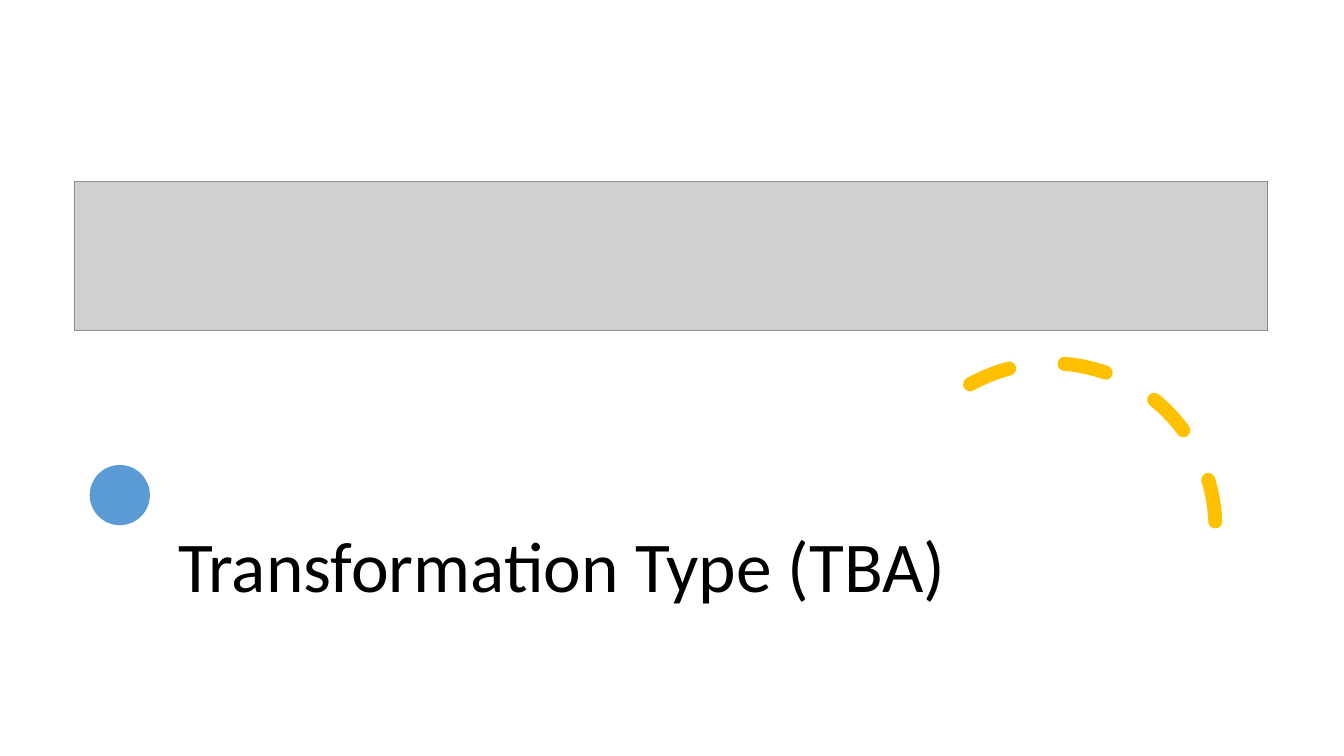
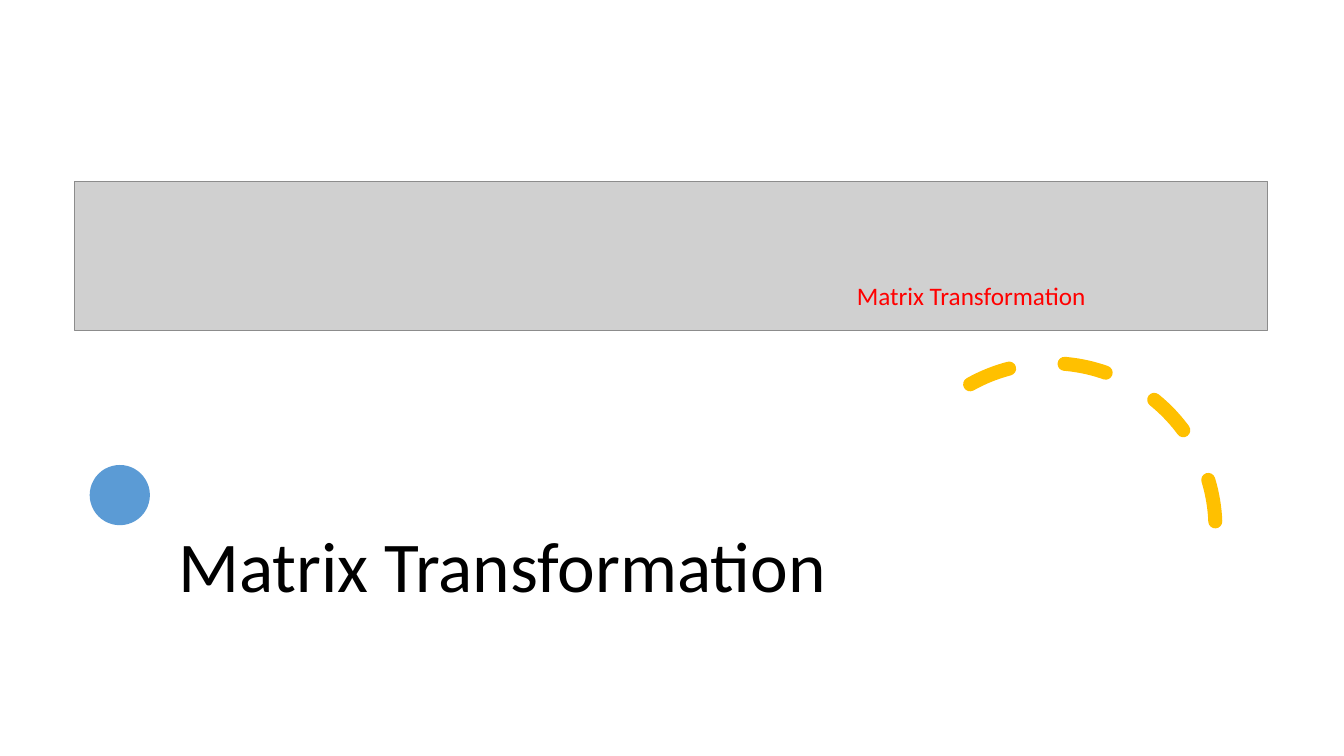
Before and after one commit to Jeffchen54/Linear-Definitions-and-Theorems, a slide deck: slide 12 of Unit 3-4 Definitions.pptx. Drawn at 1344x756 pixels with LibreOffice and Linux fonts; fonts in the diff are those of the drawing; grey boxes stand for pictures. Boxes give left, top, right and bottom in pixels: in the first picture for what was removed or moved away, otherwise in the second. Text is boxed around its words. In the diff, an @@ line names an element or a change of style, - is before the commit and + after.

```diff
--- a/Unit 3-4 Definitions.pptx
+++ b/Unit 3-4 Definitions.pptx
@@ text added at [857,287,1086,305], 18 pt, text #FF0000 @@
+Matrix Transformation
@@ title at [178,542,826,593]: text changed @@
-Transformation Type (TBA)
+Matrix Transformation
```
Also in this commit, not shown: 6 other slides changed, 13 slides added, 9 slides removed, 1 other file.
